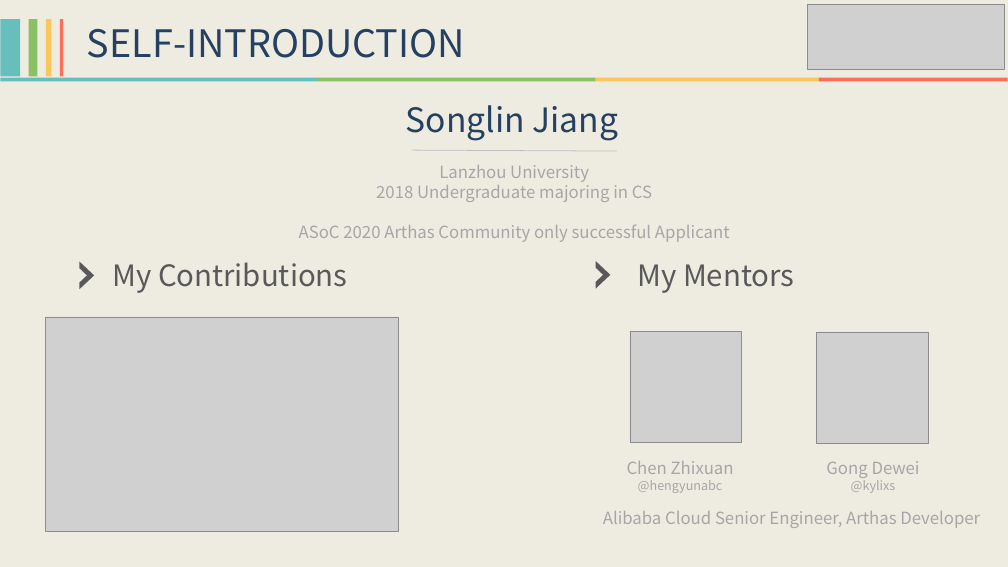
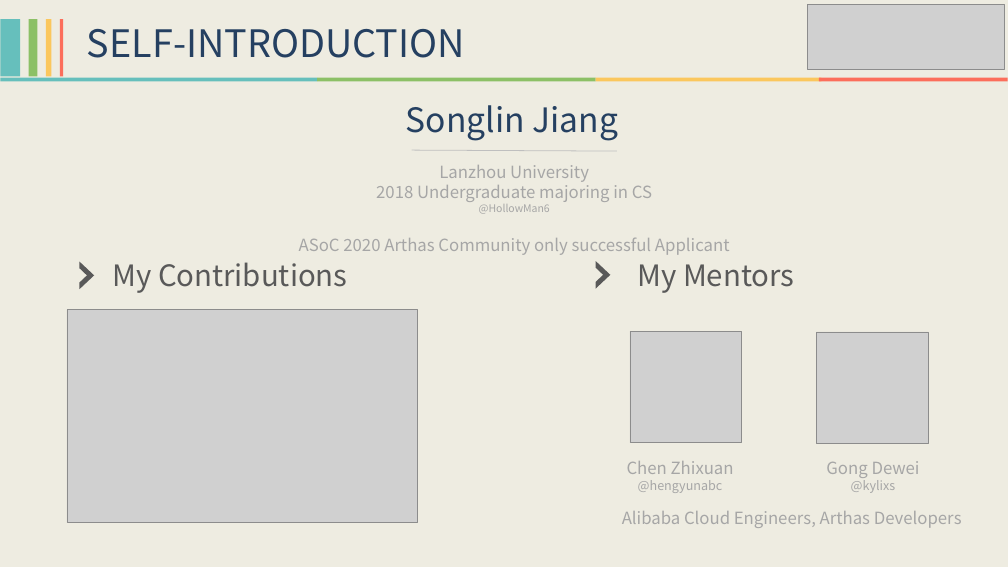
Before and after one commit to HollowMan6/My-Alibaba-Summer-of-Code, a slide deck: slide 4 of 2020-Arthas/Alibaba Summer of Code 2020 - Arthas Final Report.pptx. Drawn at 1008x567 pixels with LibreOffice and Linux fonts; fonts in the diff are those of the drawing; grey boxes stand for pictures. Boxes give left, top, right and bottom in pixels: in the first picture for what was removed or moved away, otherwise in the second. Text is boxed around its words. In the diff, an @@ line names an element or a change of style, - is before the commit and + after.

```diff
--- a/2020-Arthas/Alibaba Summer of Code 2020 - Arthas Final Report.pptx
+++ b/2020-Arthas/Alibaba Summer of Code 2020 - Arthas Final Report.pptx
@@ text at [479,204,550,214]: paragraph added @@
+@HollowMan6
@@ picture: place and size @@
-picture at [46,317,399,531]
+picture at [67,310,417,523]
@@ text at [622,511,962,528]: text changed @@
-Alibaba Cloud Senior Engineer, Arthas Developer
+Alibaba Cloud Engineers, Arthas Developers
```
Also in this commit, not shown: 3 other slides changed, 2 slides added, 8 other files.
